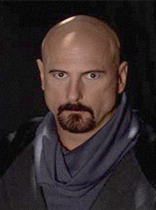
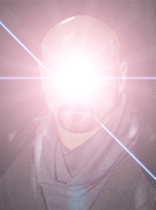
Before/after of a 156 x 210 layered artwork. What changed in the layer stack:
added group "Group 1" with 1 layers above "Layer 1" over [0, 0, 156, 210]
moved "CNC4_Kane_Elegant" into group "Group 1", painted on it over [0, 0, 156, 210]
